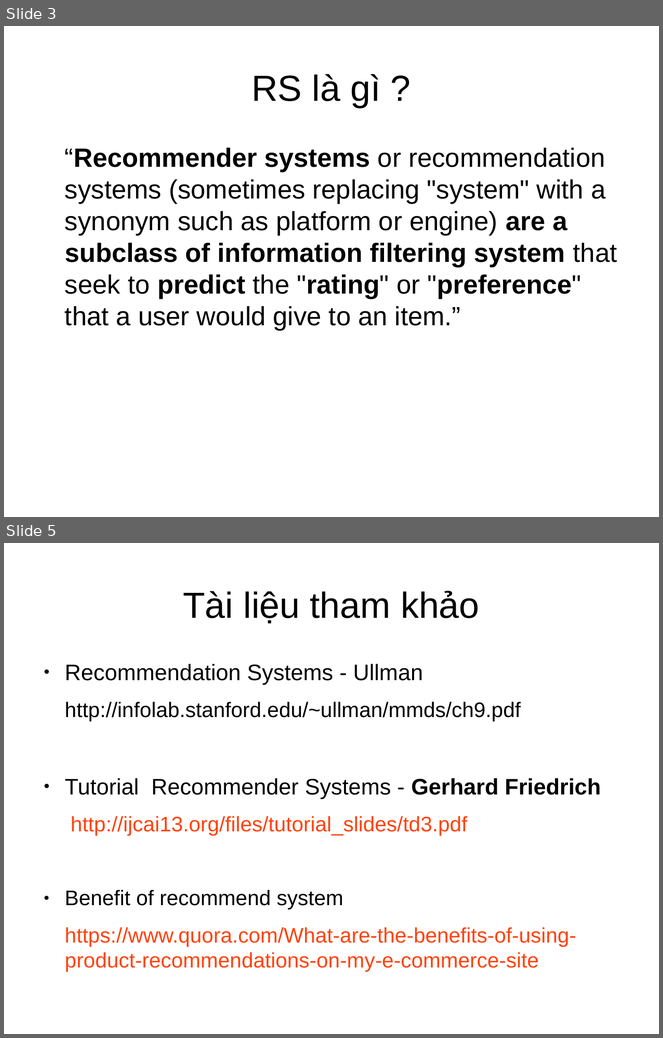
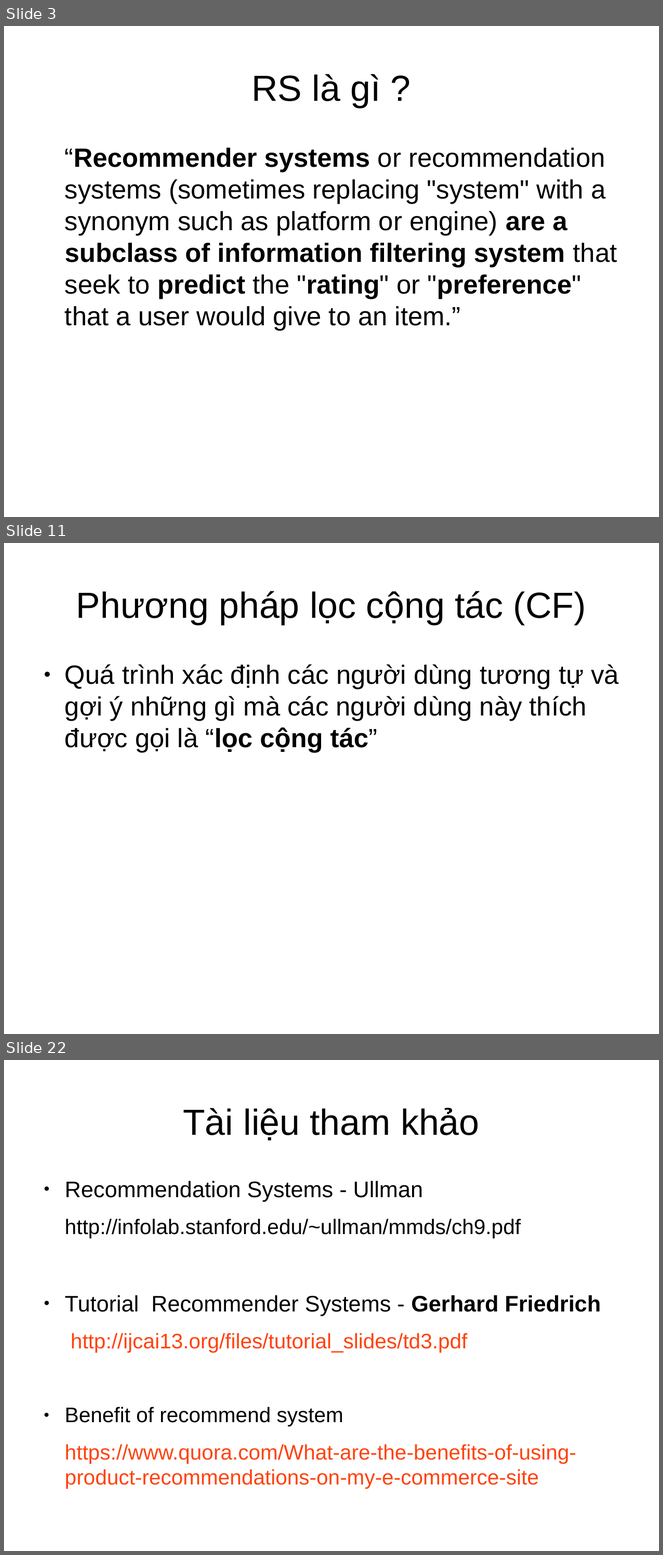
Before and after one commit to dungyeutrang/document, a slide deck: RS.odp. Shown one above the other, each under a label of ours: slides 3 and 5 before the commit, slides 3, 11 and 22 after it; the slides between them are not shown. The pictures are 663x1038 and 663x1555 pixels, drawn with LibreOffice and Linux fonts; fonts in the diff are those of the drawing. Boxes give left, top, right and bottom in pixels: in the first picture for what was removed or moved away, otherwise in the second. Text is boxed around its words. In the diff, an @@ line names an element or a change of style, - is before the commit and + after.

```diff
--- a/RS.odp
+++ b/RS.odp
@@ slide 11 added at [4, 543, 659, 1034], background #FFFFFF @@
@@ title added at [76, 591, 586, 625], 44 pt, text #000000 @@
+Phương pháp lọc cộng tác (CF)
@@ text added at [65, 664, 619, 753], 32 pt, text #000000 @@
+● Quá trình xác định các người dùng tương tự và gợi ý những gì mà các người dùng này thích được gọi là “lọc cộng tác”
@@ what was slide 5 is now slide 22 @@
```
Also in this commit, not shown: 1 slide changed, 17 other slides added, 1 slide removed, 1 other file.
